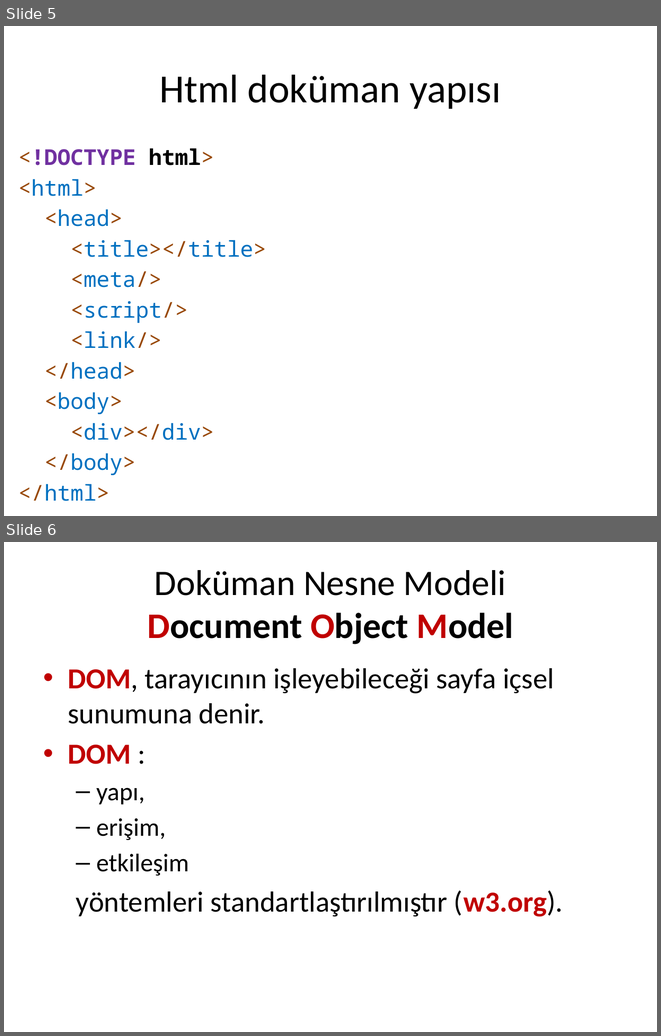
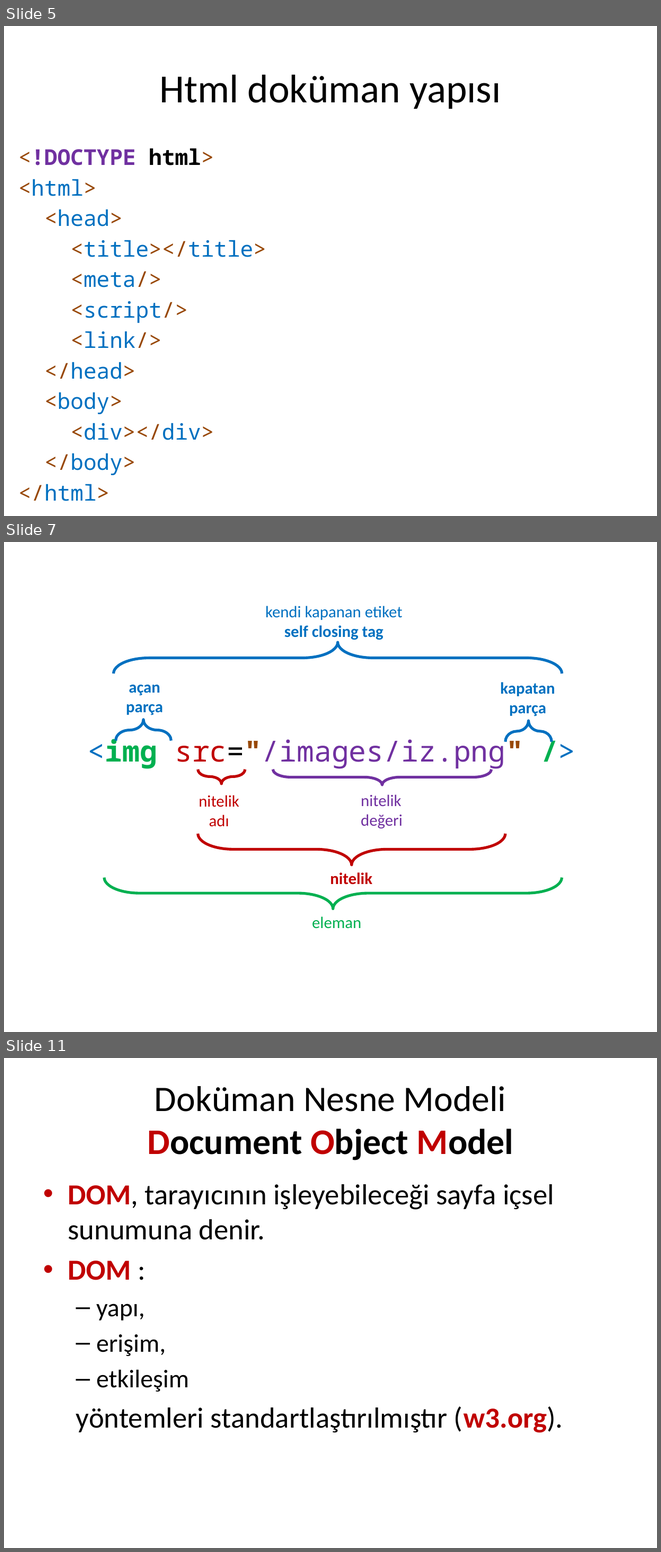
Before and after one commit to cemmerven/html, a slide deck: Html doküman yapısı.pptx. Shown one above the other, each under a label of ours: slides 5 and 6 before the commit, slides 5, 7 and 11 after it; the slides between them are not shown. The pictures are 661x1036 and 661x1552 pixels, drawn with LibreOffice and Linux fonts; fonts in the diff are those of the drawing. Boxes give left, top, right and bottom in pixels: in the first picture for what was removed or moved away, otherwise in the second. Text is boxed around its words. In the diff, an @@ line names an element or a change of style, - is before the commit and + after.

```diff
--- a/Html doküman yapısı.pptx
+++ b/Html doküman yapısı.pptx
@@ slide 7 added at [4,542,657,1032], background #FFFFFF @@
@@ text added at [265,606,403,641], 18 pt, text #0070C0 @@
+kendi kapanan etiket
+self closing tag
@@ left brace added at [113,642,562,673], outline #0070C0 3 pt @@
@@ text added at [126,684,163,715], 18 pt, text #0070C0, bold @@
+açan
+parça
@@ text added at [500,682,555,716], 18 pt, text #0070C0, bold @@
+kapatan
+parça
@@ left brace added at [115,719,171,740], outline #0070C0 3 pt @@
@@ left brace added at [505,721,551,741], outline #0070C0 3 pt @@
@@ text added at [88,734,523,769], 32 pt, text #7030A0 @@
+<img src="/images/iz.png" />
@@ left brace added at [198,769,245,784], outline #C00000 3 pt @@
@@ left brace added at [273,769,492,785], outline #7030A0 3 pt @@
@@ text added at [199,795,239,827], 18 pt, text #C00000 @@
+nitelik
+adı
@@ text added at [361,794,403,829], 18 pt, text #7030A0 @@
+nitelik
+değeri
@@ left brace added at [197,834,505,865], outline #C00000 3 pt @@
@@ text added at [330,872,372,884], 18 pt, text #C00000, bold @@
+nitelik
@@ left brace added at [104,877,562,909], outline #00B050 3 pt @@
@@ text added at [312,916,361,928], 18 pt, text #00B050 @@
+eleman
@@ what was slide 6 is now slide 11 @@
```
Also in this commit, not shown: 1 slide changed, 4 other slides added, 3 slides removed, 1 other file.
